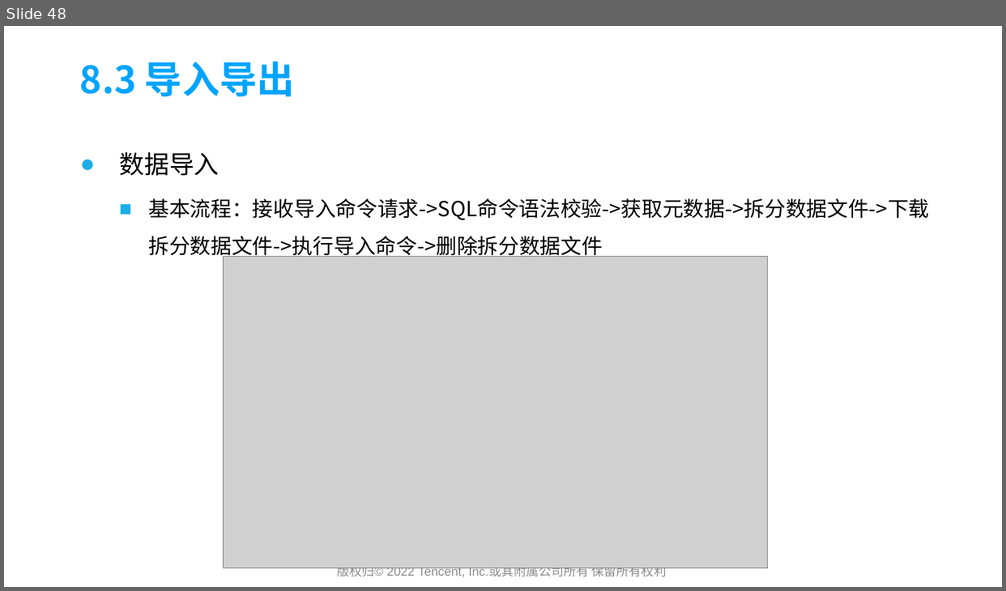
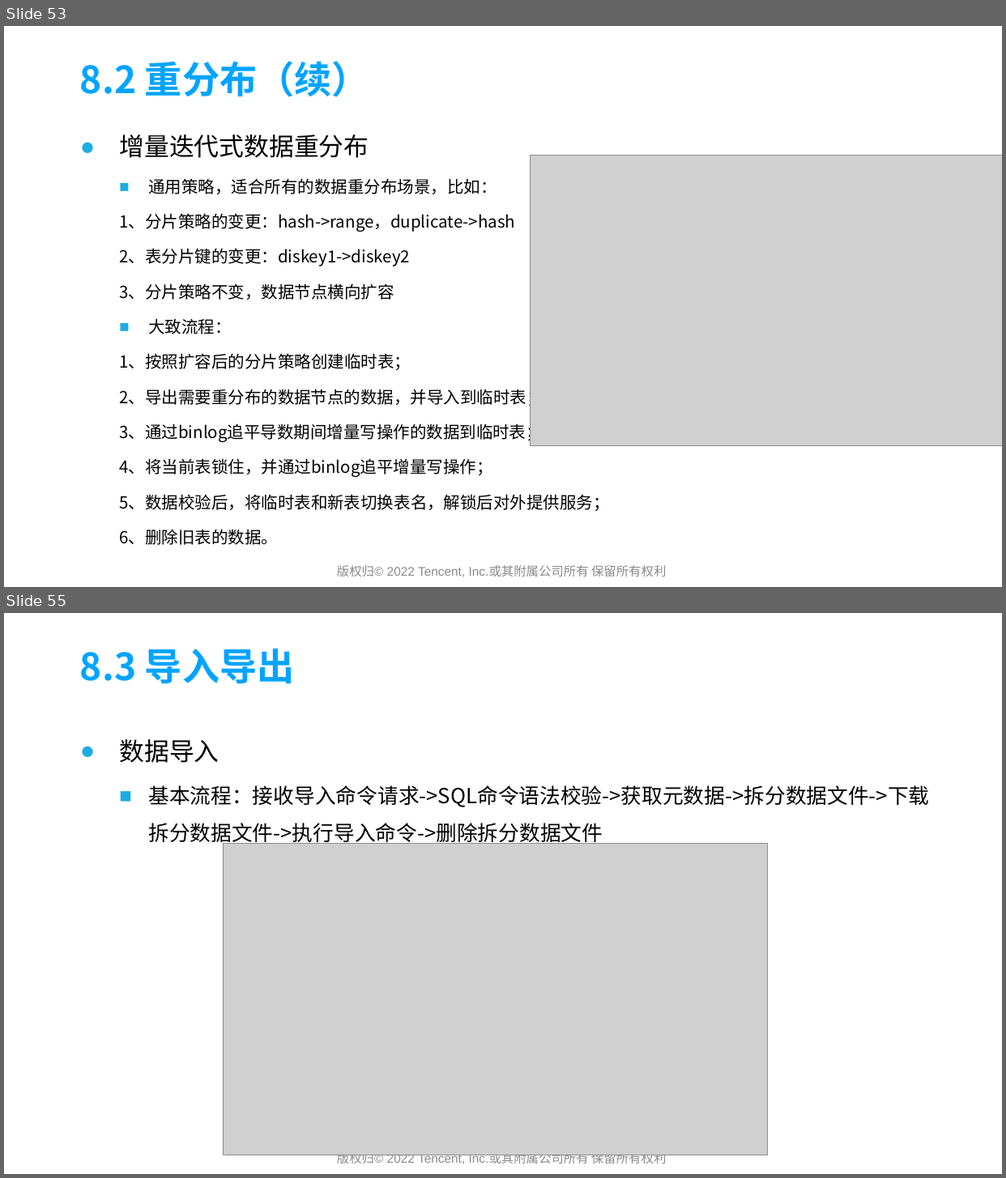
Before and after one commit to yedushusheng/mysql-learning, a slide deck: 28. OLTP/GoldenDB产品简介及架构解析.pptx. Shown one above the other, each under a label of ours: slide 48 before the commit, slides 53 and 55 after it; the slides between them are not shown. The pictures are 1006x591 and 1006x1178 pixels, drawn with LibreOffice and Linux fonts; fonts in the diff are those of the drawing; grey boxes stand for pictures; background and template pictures are left out. Boxes give left, top, right and bottom in pixels: in the first picture for what was removed or moved away, otherwise in the second. Text is boxed around its words. In the diff, an @@ line names an element or a change of style, - is before the commit and + after.

```diff
--- a/28. OLTP/GoldenDB产品简介及架构解析.pptx
+++ b/28. OLTP/GoldenDB产品简介及架构解析.pptx
@@ slide 53 added at box(4, 26, 1002, 587), background picture (left out) @@
@@ title added at box(80, 61, 369, 97), 36 pt, text #00A4FF, bold @@
+8.2 重分布（续）
@@ text added at box(119, 135, 609, 545), 16 pt, text #000000 @@
+● 增量迭代式数据重分布
+  ■ 通用策略，适合所有的数据重分布场景，比如：
+  1、分片策略的变更：hash->range，duplicate->hash
+  2、表分片键的变更：diskey1->diskey2
+  3、分片策略不变，数据节点横向扩容
+  ■ 大致流程：
+  1、按照扩容后的分片策略创建临时表；
+  2、导出需要重分布的数据节点的数据，并导入到临时表；
+  3、通过binlog追平导数期间增量写操作的数据到临时表；
+  4、将当前表锁住，并通过binlog追平增量写操作；
+  5、数据校验后，将临时表和新表切换表名，解锁后对外提供服务；
+  6、删除旧表的数据。
@@ picture added at box(530, 156, 1002, 446) @@
@@ text added at box(337, 565, 666, 578), 12 pt, text #898989 @@
+版权归© 2022 Tencent, Inc.或其附属公司所有 保留所有权利
@@ what was slide 48 is now slide 55 @@
```
Also in this commit, not shown: 10 slides changed, 7 other slides added.
